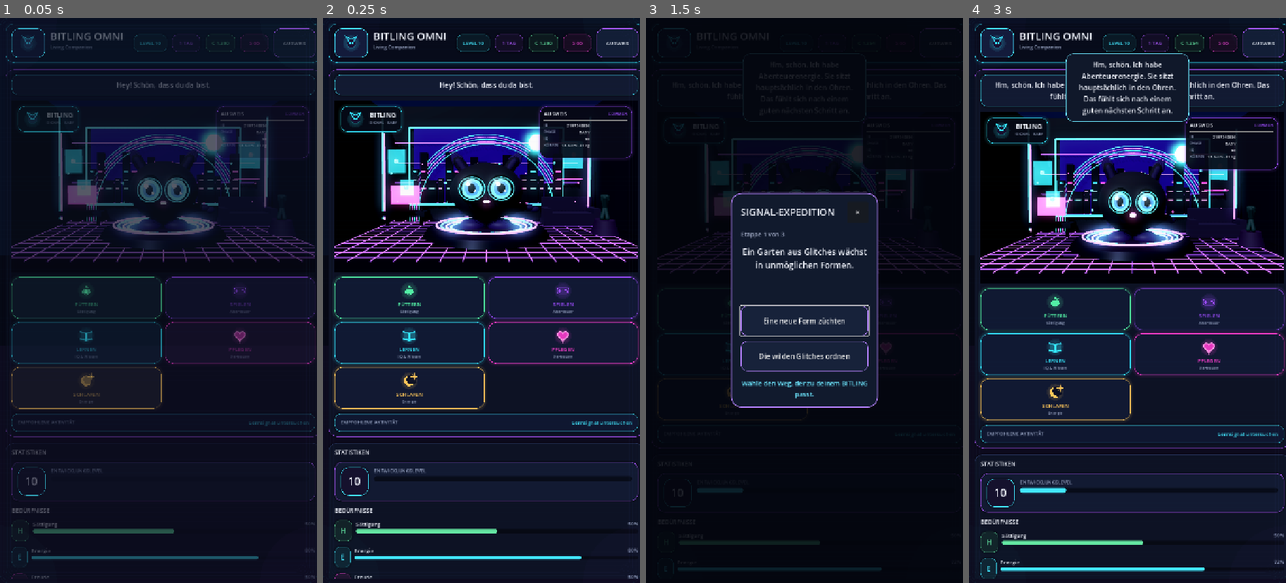
Above: before the commit, frames 1-4 (left to right).
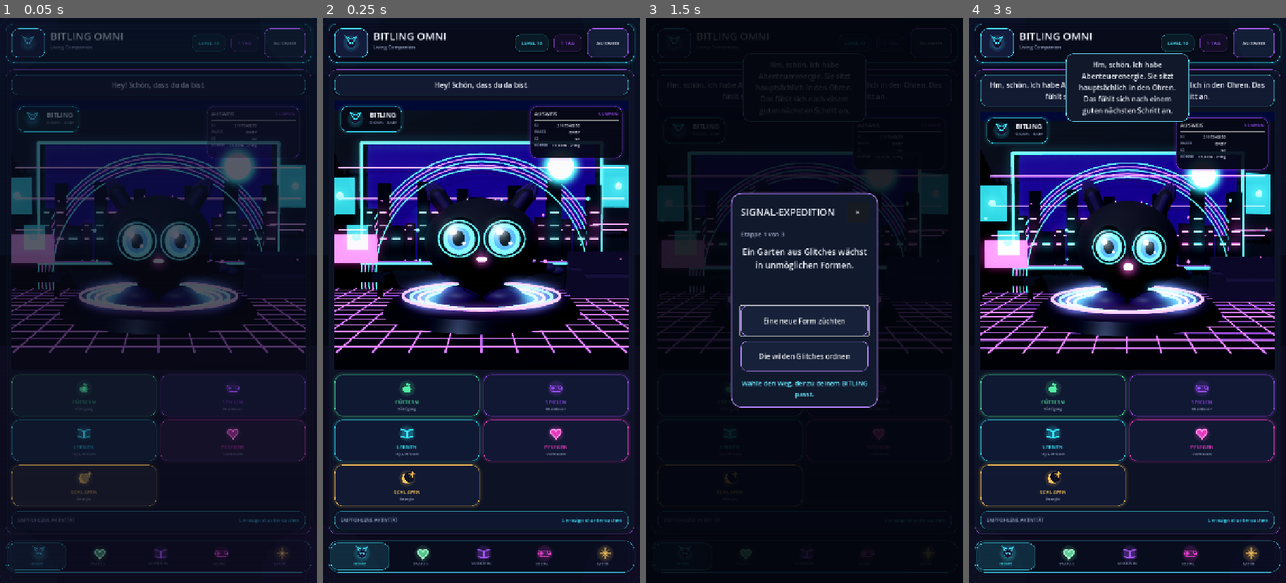
Above: after the commit, the same moments.

Repository: Cyberpunk2088/Bitling
Game: Godot game, scene res://main.tscn
Same seed, same stepped clock (60 frames per second), same inputs: the game is played once before the commit and once after it.
Inputs (mouse positions are in pixels of both pictures, inside the frame that each line leads up to; where the layout moved, square brackets give the same spot in the first picture):
- Up to frame 1 (0.05 s): no input
- Up to frame 2 (0.25 s): no input
- Up to frame 3 (1.5 s): click (877, 396) [886, 300] at 0.5 s; click (877, 396) [886, 311] at 1.25 s
- Up to frame 4 (3 s): click (1200, 396) [1209, 311] at 2 s; click "×" at 2.75 s

The runs differ from the first frame. In frame 1, 21% of the frame differs, in the area x 1-100%, y 1-100%; in frame 2, 40%; in frame 3, 5.9%; in frame 4, 39%.

Commit message:
Install premium mobile navigation shell

Diff:
--- a/main.tscn
+++ b/main.tscn
@@ -7,12 +7,16 @@
 [ext_resource type="Script" path="res://scripts/ui/quest_localization_adapter.gd" id="5_quests"]
 [ext_resource type="Script" path="res://scripts/ui/stage_frame_budget.gd" id="6_budget"]
 [ext_resource type="Script" path="res://scripts/ui/metafinal_visual_director_v6.gd" id="7_metafinal"]
+[ext_resource type="Script" path="res://scripts/ui/premium_navigation_shell.gd" id="8_navigation"]
 
 [node name="Main" type="Node"]
 script = ExtResource("1_dashboard")
 
 [node name="MetafinalVisualDirector" type="Node" parent="."]
 script = ExtResource("7_metafinal")
+
+[node name="PremiumNavigationShell" type="Node" parent="."]
+script = ExtResource("8_navigation")
 
 [node name="ProfileLauncherGuard" type="Node" parent="."]
 script = ExtResource("2_guard")
Not shown: 1 places in main.tscn that only renumber resources
